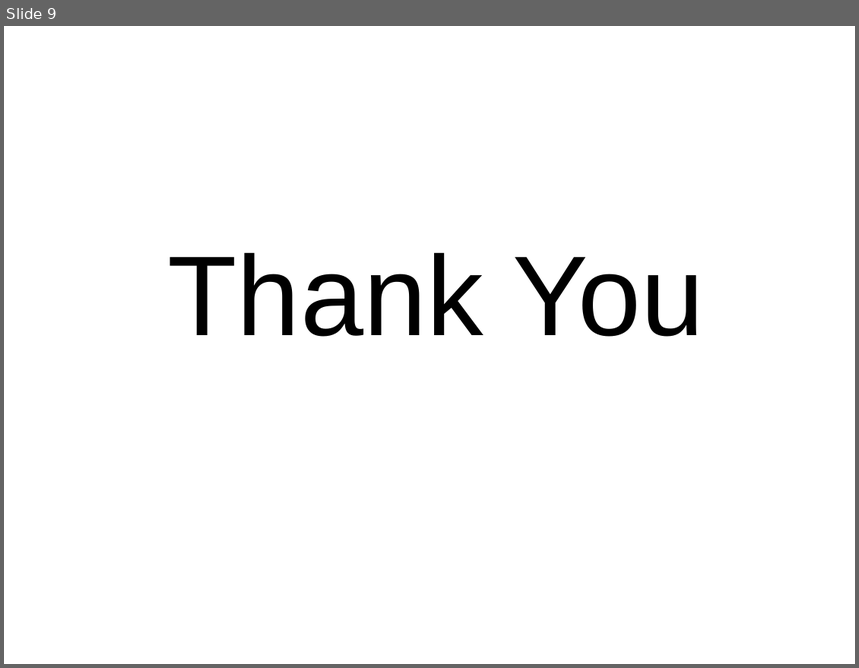
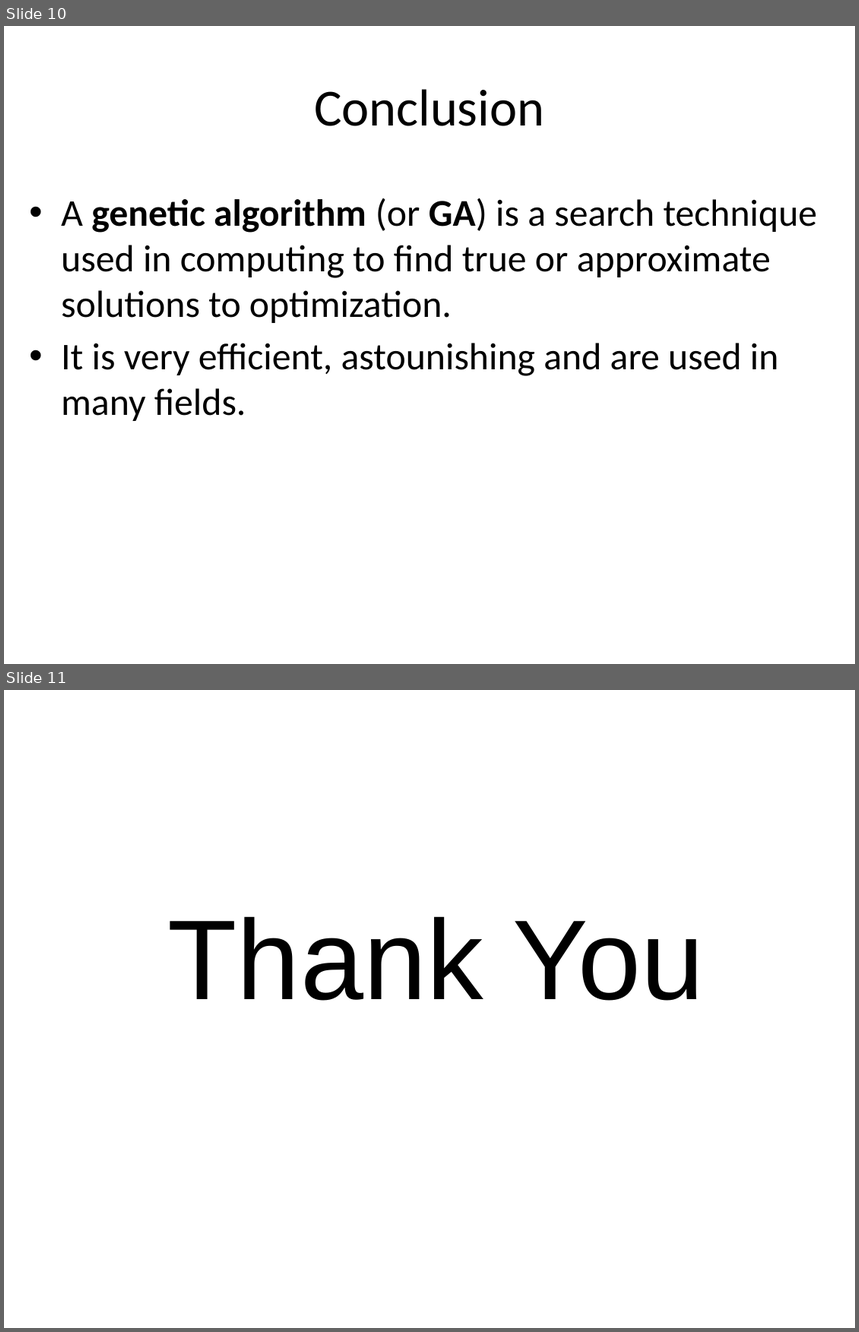
Before and after one commit to shubham0208/Genetic-Algorithm-Optimization-Of-Drug-Development-Process, a slide deck: ProjectReport-Optimization of Drug Development.pptx. Shown one above the other, each under a label of ours: slide 9 before the commit, slides 10 and 11 after it. The pictures are 859x668 and 859x1332 pixels, drawn with LibreOffice and Linux fonts; fonts in the diff are those of the drawing; background and template pictures are left out. Boxes give left, top, right and bottom in pixels: in the first picture for what was removed or moved away, otherwise in the second. Text is boxed around its words. In the diff, an @@ line names an element or a change of style, - is before the commit and + after.

```diff
--- a/ProjectReport-Optimization of Drug Development.pptx
+++ b/ProjectReport-Optimization of Drug Development.pptx
@@ slide 10 added at (4,26,855,664), background picture (left out) @@
@@ title added at (314,89,544,126), 44 pt, text #000000 @@
+Conclusion
@@ text added at (61,198,818,421), 32 pt, text #000000 @@
+• A genetic algorithm (or GA) is a search technique used in computing to find true or approximate solutions to optimization.
+• It is very efficient, astounishing and are used in many fields.
@@ what was slide 9 is now slide 11 @@
```
Also in this commit, not shown: 1 other slide added.
